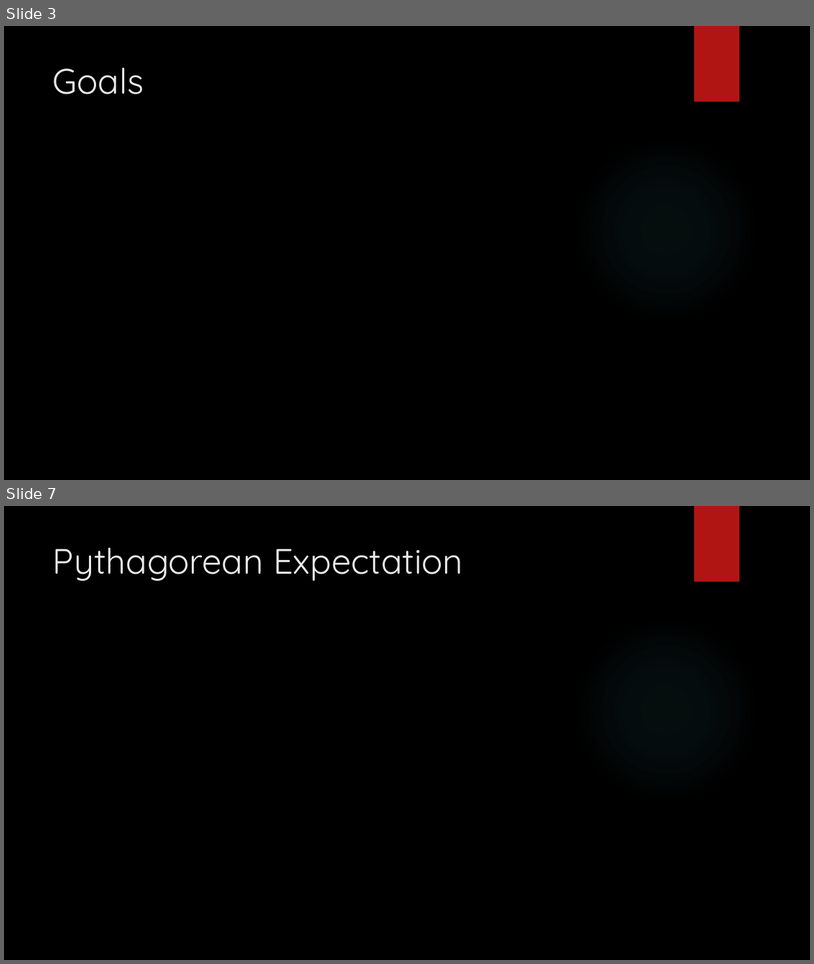
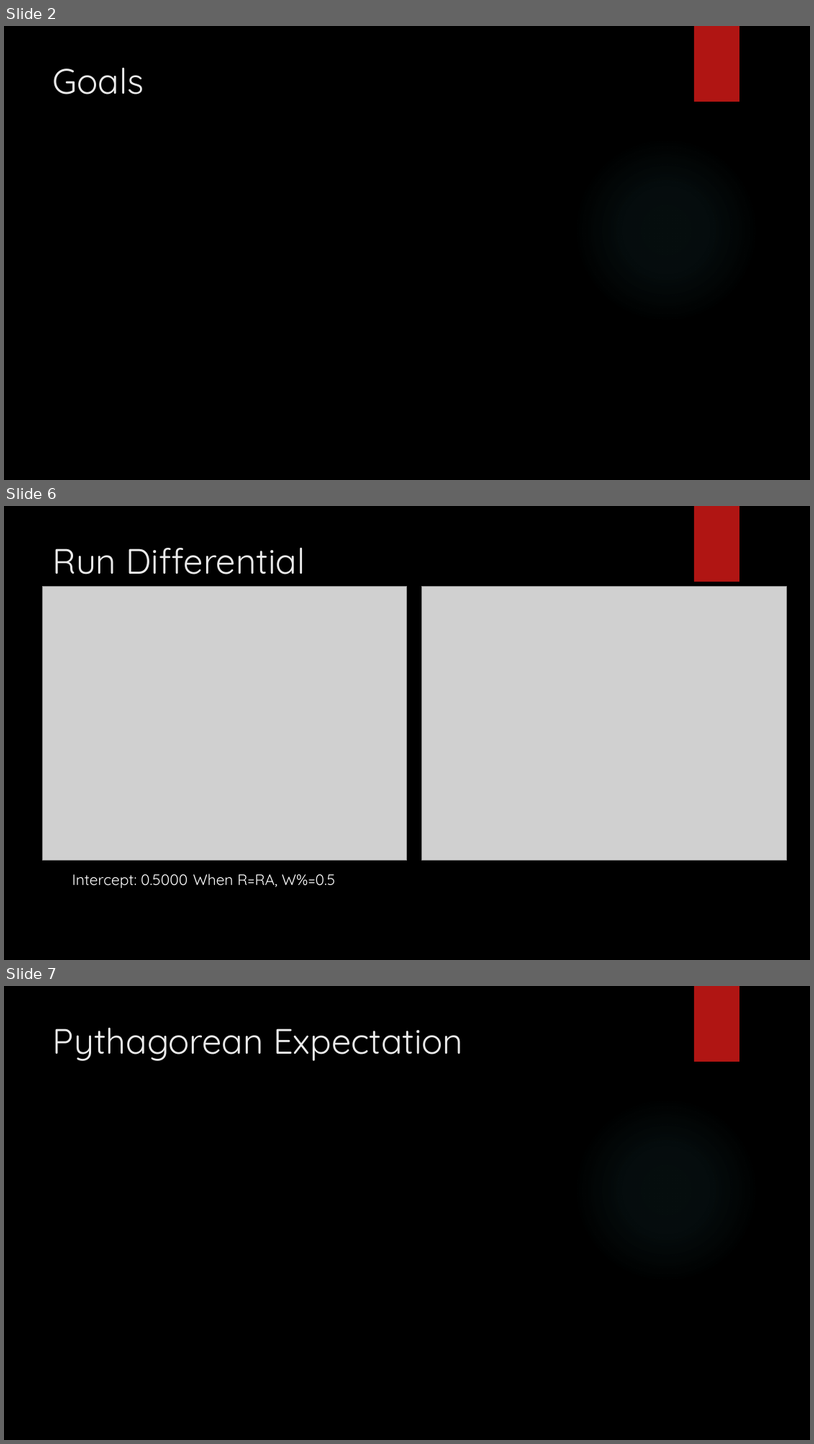
Before and after one commit to mindonly/sta631-project, a slide deck: ProjectPres.pptx. Shown one above the other, each under a label of ours: slides 3 and 7 before the commit, slides 2, 6 and 7 after it; the slides between them are not shown. The pictures are 814x964 and 814x1444 pixels, drawn with LibreOffice and Linux fonts; fonts in the diff are those of the drawing; grey boxes stand for pictures; background and template pictures are left out. Boxes give left, top, right and bottom in pixels: in the first picture for what was removed or moved away, otherwise in the second. Text is boxed around its words. In the diff, an @@ line names an element or a change of style, - is before the commit and + after.

```diff
--- a/ProjectPres.pptx
+++ b/ProjectPres.pptx
@@ slide 6 added at <box>4,506,810,960</box>, background picture (left out); not listed: 1 template element that a slide beside it also shows @@
@@ title added at <box>53,547,306,574</box>, 42 pt, text #EBEBEB @@
+Run Differential
@@ picture added at <box>43,587,407,860</box> @@
@@ picture added at <box>422,587,787,860</box> @@
@@ text added at <box>72,873,336,888</box>, 18 pt, text #FFFFFF @@
+Intercept: 0.5000 When R=RA, W%=0.5
@@ what was slide 3 is now slide 2 @@
```
Also in this commit, not shown: 5 slides changed, 3 other slides added, 4 slides removed.
